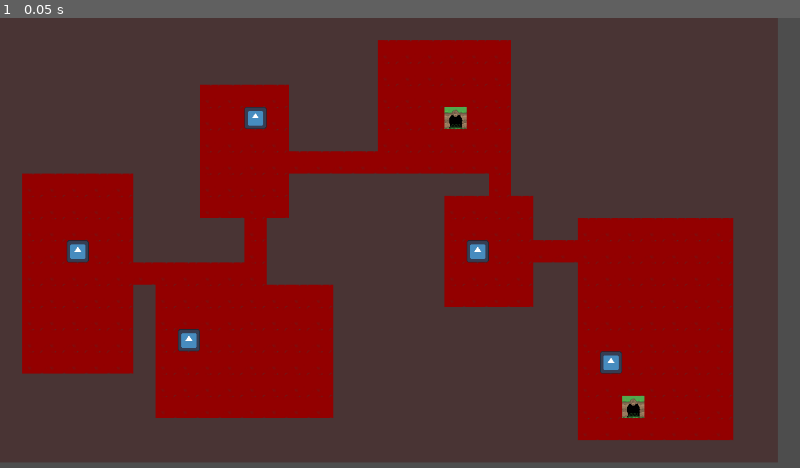
Above: before the commit, frame 1.
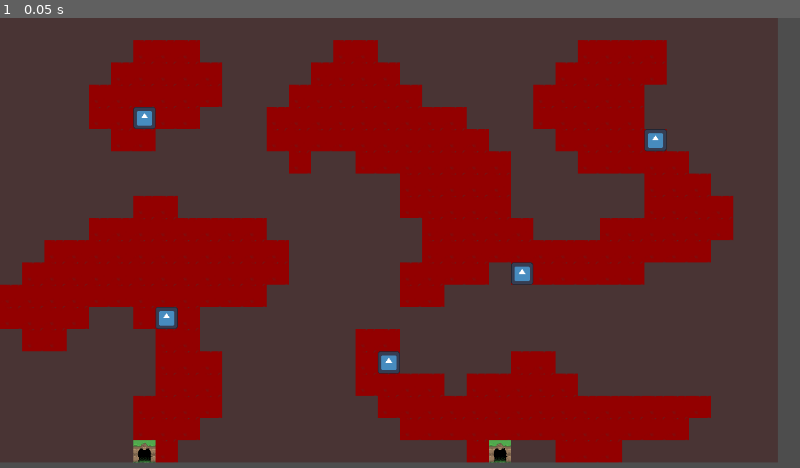
Above: after the commit, the same moment.

Repository: SharpRollingBuns/zeldalike
Game: Godot game, scene res://scenes/levels/level-generation/level.tscn
Same seed, same stepped clock (60 frames per second), same inputs: the game is played once before the commit and once after it. This scene is started directly instead of the project's main scene. The engine's default icon, where the game draws it, is replaced by a stand-in: a white triangle on a blue panel in a dark square.
Inputs:
- Up to frame 1 (0.05 s): no input

The runs differ from the first frame. In frame 1, 41% of the frame differs, in the area x 0-92%, y 4-99%.

Commit message:
Cellular Automata done

Diff:
--- /dev/null
+++ b/resources/systems/level-generation/generators/cellular_automata.gd
@@ -0,0 +1,160 @@
+class_name CellularAutomataGenerator
+extends LevelGenerator
+
+# -- Настраиваемые параметры ---------------------------------------------------
+@export_range(0.0, 1.0, 0.01) var initial_wall_chance: float = 0.45
+@export_range(0, 8, 1) var death_limit: int = 3
+@export_range(0, 8, 1) var birth_limit: int = 4
+@export_range(0, 10, 1) var simulation_steps: int = 5
+@export var clamp_edges: bool = true
+@export var seed: int = -1
+
+# Количество ассетов -----------------------------------------
+@export var door_count: int = 2
+@export var chest_count: int = 3
+@export var key_count: int = 1
+@export var enemy_count: int = 5
+@export var obstacle_count: int = 10
+
+# -- Публичный API -------------------------------------------------------------
+func generate() -> Dictionary:
+	var rng := RandomNumberGenerator.new()
+	if seed >= 0:
+		rng.seed = seed
+	else:
+		rng.randomize()
+
+	# ---- Генерация карты клеточным автоматом -------------------------------
+	var bool_grid := _init_map(grid_width, grid_height, rng)
+	for _i in range(simulation_steps):
+		bool_grid = _simulate_step(bool_grid)
+
+	# ---- Преобразование в PackedInt32Array тайлов ---------------------------
+	var tile_grid := PackedInt32Array()
+	tile_grid.resize(grid_width * grid_height)
+	var idx := 0
+	for y in range(grid_height):
+		for x in range(grid_width):
+			tile_grid[idx] = TileType.WALL if bool_grid[x][y] == 1 else TileType.FLOOR
+			idx += 1
+
+	# ---- Размещение ассетов -------------------------------------------------
+	var floor_cells := _collect_floor_cells(bool_grid)
+	var doors      := _place_doors(floor_cells, rng)
+	var chests     := _pick_random_cells(floor_cells, chest_count, doors, rng)
+	var keys       := _pick_random_cells(floor_cells, key_count, doors + chests, rng)
+	var obstacles  := _pick_random_cells(floor_cells, obstacle_count, doors + chests + keys, rng)
+	var enemies    := _pick_random_cells(floor_cells, enemy_count, doors + chests + keys + obstacles, rng)
+
+	var level_data := {
+		"grid":      tile_grid,
+		"doors":     doors,
+		"chests":    chests,
+		"keys":      keys,
+		"enemies":   enemies,
+		"obstacles": obstacles,
+	}
+	emit_signal("finished", level_data)
+	return level_data
+
+# -- Внутренние функции --------------------------------------------------------
+func _init_map(w: int, h: int, rng: RandomNumberGenerator) -> Array:
+	var map := []
+	for x in range(w):
+		var column := []
+		for _y in range(h):
+			column.append(1 if rng.randf() < initial_wall_chance else 0)
+		map.append(column)
+	return map
+
+func _simulate_step(map: Array) -> Array:
+	var w := map.size()
+	var h = map[0].size()
+	var new_map := []
+	for x in range(w):
+		var column := []
+		for y in range(h):
+			var neighbours := _count_alive_neighbours(map, x, y, w, h)
+			var current = map[x][y]
+			if current == 1:
+				column.append(1 if neighbours >= death_limit else 0)
+			else:
+				column.append(1 if neighbours > birth_limit else 0)
+		new_map.append(column)
+	return new_map
+
+func _count_alive_neighbours(map: Array, x: int, y: int, w: int, h: int) -> int:
+	var count := 0
+	for dx in range(-1, 2):
+		for dy in range(-1, 2):
+			if dx == 0 and dy == 0:
+				continue
+			var nx := x + dx
+			var ny := y + dy
+			var alive := 0
+			if clamp_edges:
+				if nx < 0 or ny < 0 or nx >= w or ny >= h:
+					alive = 1
+				else:
+					alive = map[nx][ny]
+			else:
+				alive = map[(nx + w) % w][(ny + h) % h]
+			count += alive
+	return count
+
+# -----------------------------------------------------------------------------
+# Feature-placement helpers
+# -----------------------------------------------------------------------------
+func _collect_floor_cells(grid: Array) -> Array:
+	var w := grid.size()
+	var h = grid[0].size()
+	var floors := []
+	for x in range(w):
+		for y in range(h):
+			if grid[x][y] == 0:
+				floors.append(Vector2i(x, y))
+	return floors
+
+func _place_doors(floors: Array, rng: RandomNumberGenerator) -> Array:
+	var edge_floors := []
+	for pos in floors:
+		if pos.x == 0 or pos.x == grid_width - 1 or pos.y == 0 or pos.y == grid_height - 1:
+			edge_floors.append(pos)
+	var doors := []
+	var available := edge_floors.duplicate()
+	for _i in range(min(door_count, available.size())):
+		var idx := rng.randi_range(0, available.size() - 1)
+		doors.append(available[idx])
+		available.remove_at(idx)
+	return doors
+
+func _pick_random_cells(floors: Array, count: int, exclude: Array, rng: RandomNumberGenerator) -> Array:
+	if count <= 0:
+		return []
+	var exclude_set := {}
+	for e in exclude:
+		exclude_set[e] = true
+	var candidates := []
+	for pos in floors:
+		if not exclude_set.has(pos):
+			candidates.append(pos)
+	var result := []
+	while result.size() < count and candidates.size() > 0:
+		var idx := rng.randi_range(0, candidates.size() - 1)
+		result.append(candidates[idx])
+		candidates.remove_at(idx)
+	return result
+
+# -- Отладка -------------------------------------------------------------------
+func get_ascii_map(width: int = 40, height: int = 25) -> String:
+	var rng := RandomNumberGenerator.new()
+	rng.randomize()
+	var grid := _init_map(width, height, rng)
+	for _i in range(simulation_steps):
+		grid = _simulate_step(grid)
+	var str := ""
+	for y in range(height):
+		for x in range(width):
+			str += "#" if grid[x][y] == 1 else "."
+		str += "\n"
+	return str
--- a/resources/systems/level-generation/generators/level_generator.gd
+++ b/resources/systems/level-generation/generators/level_generator.gd
@@ -4,7 +4,6 @@
 
 @export var grid_width : int = 64
 @export var grid_height : int = 64
-@export var tile_set : TileSet     # ссылка на ваш TileSet
 
 signal finished(level_data: Dictionary)
 
--- a/resources/systems/level-generation/generators/random_room_generator.gd
+++ b/resources/systems/level-generation/generators/random_room_generator.gd
@@ -6,16 +6,11 @@
 @export var min_room      : Vector2i = Vector2i(4, 4)
 @export var max_room      : Vector2i = Vector2i(10, 10)
 
-enum Tile {
-	WALL,
-	FLOOR,
-}
-
 
 func generate() -> Dictionary:
 	var grid := PackedInt32Array()
 	grid.resize(grid_width * grid_height)
-	grid.fill(Tile.WALL)
+	grid.fill(TileType.WALL)
 
 	var rooms : Array[Rect2i] = []
 	var rng := RandomNumberGenerator.new()
@@ -50,10 +45,10 @@
 	return false
 
 
-func _carve_room(r: Rect2i, grid :PackedInt32Array) -> void:
+func _carve_room(r: Rect2i, grid: PackedInt32Array) -> void:
 	for y in r.size.y:
 		for x in r.size.x:
-			grid[(r.position.y + y) * grid_width + (r.position.x + x)] = Tile.FLOOR
+			grid[(r.position.y + y) * grid_width + (r.position.x + x)] = TileType.FLOOR
 
 
 func _connect_rooms(rooms: Array, grid: PackedInt32Array) -> void:
@@ -67,12 +62,12 @@
 
 func _dig_tunnel_x(x1: int, x2: int, y: int, grid: PackedInt32Array):
 	for x in range(min(x1, x2), max(x1, x2) + 1):
-		grid[y * grid_width + x] = Tile.FLOOR
+		grid[y * grid_width + x] = TileType.FLOOR
 
 
 func _dig_tunnel_y(y1: int, y2: int, x: int, grid: PackedInt32Array):
 	for y in range(min(y1, y2), max(y1, y2) + 1):
-		grid[y * grid_width + x] = Tile.FLOOR
+		grid[y * grid_width + x] = TileType.FLOOR
 
 
 func _pick_from_rooms(rooms: Array, rng: RandomNumberGenerator, n: int) -> Array[Vector2i]:
--- a/scenes/levels/level-generation/level.tscn
+++ b/scenes/levels/level-generation/level.tscn
@@ -3,19 +3,26 @@
 [ext_resource type="Script" uid="uid://c85uausihrxhf" path="res://scenes/levels/level-generation/generation_controller.gd" id="1_4r5fn"]
 [ext_resource type="TileSet" uid="uid://drcaqrokaxycg" path="res://resources/systems/level-generation/generators/default_tileset_for_generation.tres" id="1_5o0ir"]
 [ext_resource type="Resource" uid="uid://cbdsljbb0gmrt" path="res://resources/configs/spawner-configs/default_spawn_config.tres" id="2_c40wt"]
-[ext_resource type="Script" uid="uid://b8uopidlnfrpr" path="res://resources/systems/level-generation/generators/random_room_generator.gd" id="2_mm81w"]
+[ext_resource type="Script" uid="uid://dnp4mo2iewcqf" path="res://resources/systems/level-generation/generators/cellular_automata.gd" id="3_5o0ir"]
 [ext_resource type="Script" uid="uid://dici7xowpavgr" path="res://resources/systems/level-generation/metrics/level_metric.gd" id="4_5o0ir"]
 [ext_resource type="Script" uid="uid://jnm6b2lgxr78" path="res://resources/systems/level-generation/metrics/sparsity_metric.gd" id="5_gden7"]
 
-[sub_resource type="Resource" id="Resource_wjea2"]
-script = ExtResource("2_mm81w")
-room_attempts = 80
-min_room = Vector2i(4, 4)
-max_room = Vector2i(10, 10)
+[sub_resource type="Resource" id="Resource_5o0ir"]
+script = ExtResource("3_5o0ir")
+initial_wall_chance = 0.45
+death_limit = 3
+birth_limit = 4
+simulation_steps = 5
+clamp_edges = true
+seed = -1
+door_count = 2
+chest_count = 3
+key_count = 1
+enemy_count = 5
+obstacle_count = 10
 grid_width = 35
 grid_height = 20
-tile_set = ExtResource("1_5o0ir")
-metadata/_custom_type_script = "uid://b8uopidlnfrpr"
+metadata/_custom_type_script = "uid://dnp4mo2iewcqf"
 
 [sub_resource type="Resource" id="Resource_4f6q6"]
 script = ExtResource("5_gden7")
@@ -37,6 +44,6 @@
 
 [node name="GenerationController" type="Node" parent="."]
 script = ExtResource("1_4r5fn")
-generator = SubResource("Resource_wjea2")
+generator = SubResource("Resource_5o0ir")
 spawn_config = ExtResource("2_c40wt")
 metrics = Array[ExtResource("4_5o0ir")]([SubResource("Resource_4f6q6")])
--- /dev/null
+++ b/scripts/globals/tile_type.gd
@@ -0,0 +1,5 @@
+class_name TileType
+enum {
+	WALL,
+	FLOOR
+}
Not shown, added: resources/systems/level-generation/generators/cellular_automata.gd.uid
Not shown, added: scripts/globals/tile_type.gd.uid
